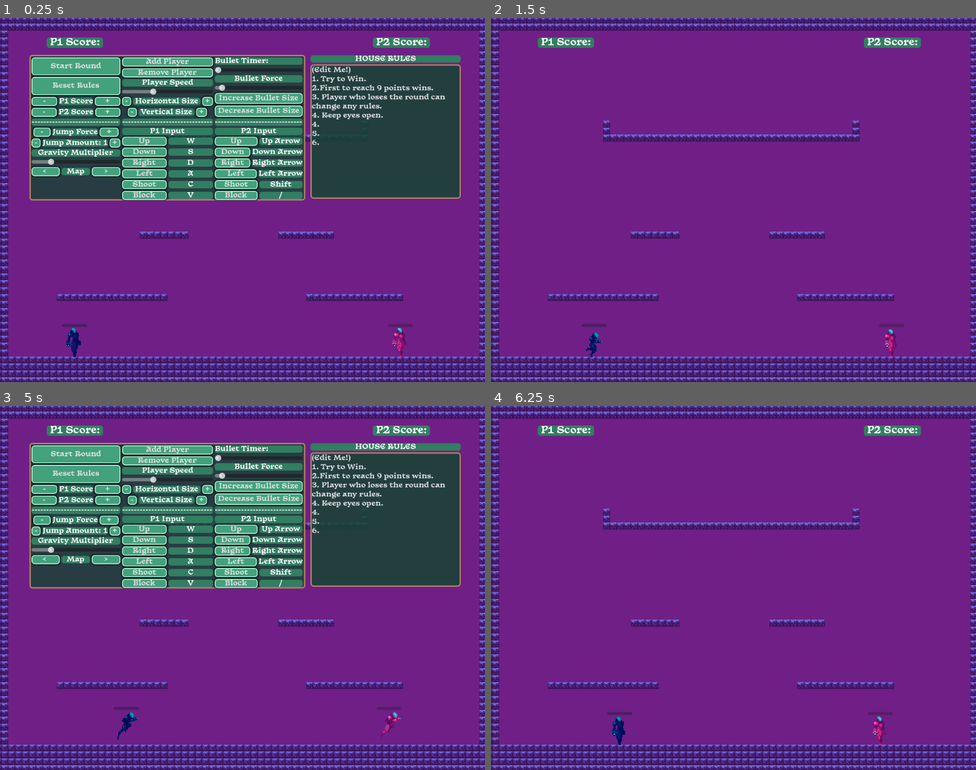
Above: before the commit, frames 1-4 (two rows, left to right).
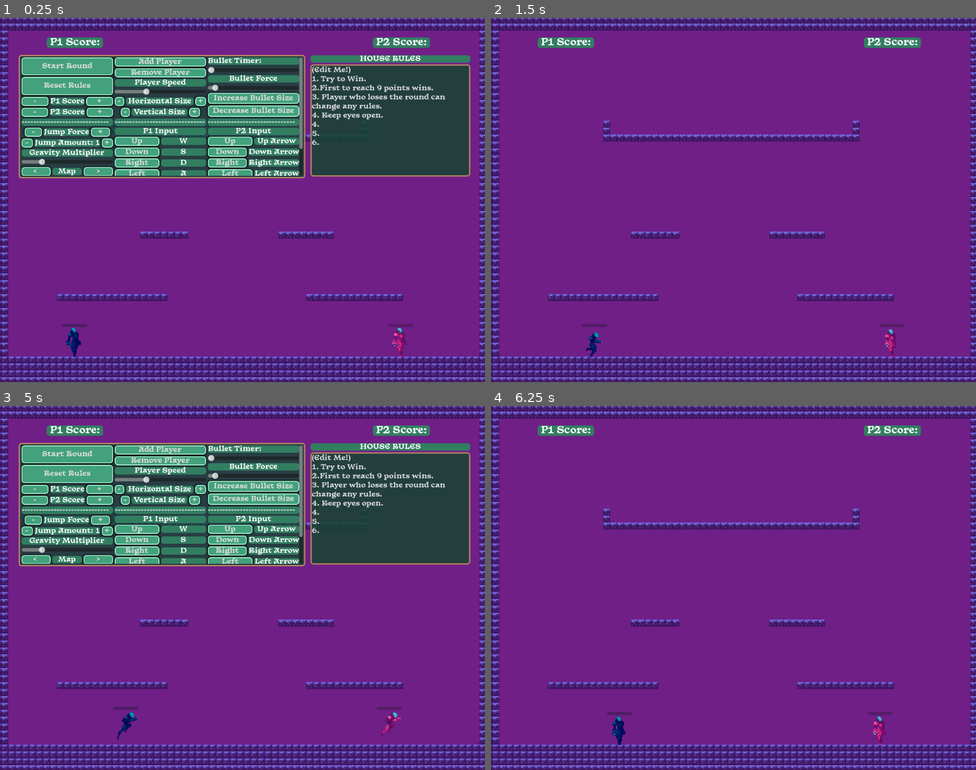
Above: after the commit, the same moments.

Repository: dorukbalci/Player-Discretion-is-Advised
Game: Godot game, scene res://Levels/01- Pre-drinks/MainScene.tscn
Same seed, same stepped clock (60 frames per second), same inputs: the game is played once before the commit and once after it. The project has no main scene, so this scene is started directly.
Inputs (mouse positions are in pixels of both pictures, inside the frame that each line leads up to):
- Up to frame 1 (0.25 s): no input
- Up to frame 2 (1.5 s): click "Start Round" at 0.5 s; tap Enter at 1.25 s; move the mouse to (840, 181) at 1.27 s; hold D (move_right_0) from 1.28 s (still down); tap V (block_0) at 1.35 s; click (840, 181) at 1.42 s
- Up to frame 3 (5 s): tap W (jump_0) at 1.52, 4.52 s; release D (move_right_0) at 2 s; drag from (145, 606) to (179, 729) at 2.02 s; tap Space at 2.75 s; move the mouse to (291, 507) at 2.77 s; hold A (move_left_0) 2.78-3.5 s; tap C (shoot_0) at 2.85 s; click (291, 507) at 2.92 s; drag from (218, 660) to (402, 729) at 3.52 s; tap Enter at 4.25 s; move the mouse to (388, 642) at 4.27 s; hold D (move_right_0) from 4.28 s (still down); tap Backspace at 4.35 s; click (388, 642) at 4.42 s; tap Escape (pause) at 4.9 s
- Up to frame 4 (6.25 s): release D (move_right_0) at 5 s; click "Start Round" at 5 s; tap Space at 5.75 s; drag from (588, 533) to (660, 497) at 5.77 s

The runs differ from the first frame. In frame 1, 14% of the frame differs, in the area x 3-97%, y 10-51%; in frame 2, nothing differs; in frame 3, 14%; in frame 4, nothing differs.

Commit message:
Added Options to Change Blocking Parameters
In a playtest one of the players complained how easy it was to just exploit the blocking. Now I am giving them the option to change the parameters relating to it. It is interesting how putting one of these mechanics in an unchangeable manner immediately stood out to them. They wanted to gain control to it.

Next I want to implement tooltips and also an introduction text to the game.
After that I will implement dashing.

Diff:
--- a/Components/Player/Player.gd
+++ b/Components/Player/Player.gd
@@ -43,7 +43,9 @@
 
 #blocking variables
 @export var block_duration := 1.0
+@export var block_cooldown := 1.0
 var is_blocking = false
+var can_block = true
 
 @export var jump_amount := 1
 var current_jump := 0
@@ -173,7 +175,12 @@
 		healthbar.value = current_health
 
 func block(delta:float):
-	if Input.is_action_pressed('block_%s' % playerID):
+	if Input.is_action_just_pressed('block_%s' % playerID):
+		$Timers/BlockTimer.start(block_duration)
+	if Input.is_action_just_released('block_%s' % playerID):
+		$Timers/BlockTimer.stop()
+	if Input.is_action_pressed('block_%s' % playerID) and can_block:
+		block_duration -= delta
 		is_blocking = true
 		$Block.visible = true
 	else:
@@ -185,6 +192,14 @@
 	if current_health <= 0:
 		queue_free()
 
-
 func _on_bullet_timer_timeout() -> void:
 	can_shoot = true
+
+
+func _on_block_timer_timeout() -> void:
+	can_block = false
+	$Timers/BlockCooldown.start(block_duration)
+
+
+func _on_block_cooldown_timeout() -> void:
+	can_block=true
--- a/Components/Player/Player1.tscn
+++ b/Components/Player/Player1.tscn
@@ -303,5 +303,15 @@
 scale = Vector2(0.2, 0.2)
 texture = ExtResource("7_jc055")
 
+[node name="Timers" type="Node2D" parent="."]
+
+[node name="BlockTimer" type="Timer" parent="Timers"]
+one_shot = true
+
+[node name="BlockCooldown" type="Timer" parent="Timers"]
+one_shot = true
+
 [connection signal="body_entered" from="Hurtbox" to="." method="_on_hurtbox_body_entered"]
 [connection signal="timeout" from="BulletTimer" to="." method="_on_bullet_timer_timeout"]
+[connection signal="timeout" from="Timers/BlockTimer" to="." method="_on_block_timer_timeout"]
+[connection signal="timeout" from="Timers/BlockCooldown" to="." method="_on_block_cooldown_timeout"]
--- a/Components/Player/Player2.tscn
+++ b/Components/Player/Player2.tscn
@@ -304,5 +304,13 @@
 scale = Vector2(0.2, 0.2)
 texture = ExtResource("7_a7nw4")
 
+[node name="Timers" type="Node2D" parent="."]
+
+[node name="BlockTimer" type="Timer" parent="Timers"]
+
+[node name="BlockCooldown" type="Timer" parent="Timers"]
+
 [connection signal="body_entered" from="Hurtbox" to="." method="_on_hurtbox_body_entered"]
 [connection signal="timeout" from="BulletTimer" to="." method="_on_bullet_timer_timeout"]
+[connection signal="timeout" from="Timers/BlockTimer" to="." method="_on_block_timer_timeout"]
+[connection signal="timeout" from="Timers/BlockCooldown" to="." method="_on_block_cooldown_timeout"]
--- a/Levels/01- Pre-drinks/MainScene.tscn
+++ b/Levels/01- Pre-drinks/MainScene.tscn
@@ -67,18 +67,18 @@
 
 [node name="Rule BG" type="PanelContainer" parent="Canvas Layer/DeckParent"]
 layout_mode = 0
-offset_left = 68.0
+offset_left = 43.0
 offset_top = 85.0
 offset_right = 705.0
-offset_bottom = 421.0
+offset_bottom = 370.0
 mouse_filter = 1
 
 [node name="INTERNAL RULES" type="VBoxContainer" parent="Canvas Layer/DeckParent"]
 layout_mode = 0
 offset_left = 717.0
 offset_top = 86.0
-offset_right = 1064.0
-offset_bottom = 417.0
+offset_right = 1086.0
+offset_bottom = 366.0
 size_flags_horizontal = 3
 size_flags_vertical = 3
 
@@ -107,10 +107,10 @@
 
 [node name="Rule Panel" type="ScrollContainer" parent="Canvas Layer/DeckParent"]
 layout_mode = 0
-offset_left = 73.0
+offset_left = 50.0
 offset_top = 91.0
 offset_right = 699.0
-offset_bottom = 421.0
+offset_bottom = 364.0
 script = ExtResource("5_x73nu")
 
 [node name="GridContainer" type="GridContainer" parent="Canvas Layer/DeckParent/Rule Panel"]
@@ -134,6 +134,7 @@
 [node name="Reset Rules" type="Button" parent="Canvas Layer/DeckParent/Rule Panel/GridContainer/BasicRules"]
 layout_mode = 2
 size_flags_vertical = 3
+tooltip_text = "Resets the Rules!"
 text = "Reset Rules
 "
 
@@ -184,12 +185,14 @@
 size_flags_horizontal = 3
 size_flags_vertical = 3
 size_flags_stretch_ratio = 1.66
+tooltip_text = "Add more players characters to control."
 focus_mode = 0
 text = "Add Player"
 
 [node name="Remove Player" type="Button" parent="Canvas Layer/DeckParent/Rule Panel/GridContainer/PlayerRules"]
 layout_mode = 2
 size_flags_vertical = 3
+tooltip_text = "Remove a player character."
 text = "Remove Player"
 
 [node name="Speed" type="Label" parent="Canvas Layer/DeckParent/Rule Panel/GridContainer/PlayerRules"]
@@ -200,6 +203,7 @@
 
 [node name="SpeedSlider" type="HSlider" parent="Canvas Layer/DeckParent/Rule Panel/GridContainer/PlayerRules"]
 layout_mode = 2
+tooltip_text = "Change the speed."
 min_value = 5000.0
 max_value = 50000.0
 value = 20000.0
@@ -217,6 +221,8 @@
 
 [node name="Label" type="Label" parent="Canvas Layer/DeckParent/Rule Panel/GridContainer/PlayerRules/SizeX"]
 layout_mode = 2
+tooltip_text = "Make them thick!"
+mouse_filter = 1
 text = " Horizontal Size "
 
 [node name="IncreaseHorizontalSize" type="Button" parent="Canvas Layer/DeckParent/Rule Panel/GridContainer/PlayerRules/SizeX"]
@@ -237,6 +243,8 @@
 
 [node name="Label" type="Label" parent="Canvas Layer/DeckParent/Rule Panel/GridContainer/PlayerRules/SizeY"]
 layout_mode = 2
+tooltip_text = "Make them tall!"
+mouse_filter = 1
 text = " Vertical Size "
 
 [node name="IncreaseVerticalSize" type="Button" parent="Canvas Layer/DeckParent/Rule Panel/GridContainer/PlayerRules/SizeY"]
@@ -382,6 +390,26 @@
 layout_mode = 2
 size_flags_horizontal = 3
 text = "  >  "
+
+[node name="BlockDurationLabel" type="Label" parent="Canvas Layer/DeckParent/Rule Panel/GridContainer/LevelPhysics"]
+layout_mode = 2
+text = "Block Duration"
+horizontal_alignment = 1
+vertical_alignment = 1
+
+[node name="BlockDurationSlider" type="HSlider" parent="Canvas Layer/DeckParent/Rule Panel/GridContainer/LevelPhysics"]
+layout_mode = 2
+max_value = 50.0
+
+[node name="BlockCoolDownLabel" type="Label" parent="Canvas Layer/DeckParent/Rule Panel/GridContainer/LevelPhysics"]
+layout_mode = 2
+text = "Block Cooldown"
+horizontal_alignment = 1
+vertical_alignment = 1
+
+[node name="BlockCoolDownSlider" type="HSlider" parent="Canvas Layer/DeckParent/Rule Panel/GridContainer/LevelPhysics"]
+layout_mode = 2
+max_value = 50.0
 
 [node name="P1 Input" type="VBoxContainer" parent="Canvas Layer/DeckParent/Rule Panel/GridContainer"]
 layout_mode = 2
@@ -676,6 +704,8 @@
 [connection signal="value_changed" from="Canvas Layer/DeckParent/Rule Panel/GridContainer/LevelPhysics/Gravity Slider" to="." method="_on_gravity_slider_value_changed"]
 [connection signal="pressed" from="Canvas Layer/DeckParent/Rule Panel/GridContainer/LevelPhysics/Change Map/MapMinus" to="." method="_on_map_minus_pressed"]
 [connection signal="pressed" from="Canvas Layer/DeckParent/Rule Panel/GridContainer/LevelPhysics/Change Map/MapPlus" to="." method="_on_map_plus_pressed"]
+[connection signal="value_changed" from="Canvas Layer/DeckParent/Rule Panel/GridContainer/LevelPhysics/BlockDurationSlider" to="." method="_on_block_duration_slider_value_changed"]
+[connection signal="value_changed" from="Canvas Layer/DeckParent/Rule Panel/GridContainer/LevelPhysics/BlockCoolDownSlider" to="." method="_on_block_cool_down_slider_value_changed"]
 [connection signal="pressed" from="Canvas Layer/DeckParent/Rule Panel/GridContainer/P1 Input/Up/P1Up" to="." method="_on_p_1_up_pressed"]
 [connection signal="pressed" from="Canvas Layer/DeckParent/Rule Panel/GridContainer/P1 Input/Down/P1Down" to="." method="_on_p_1_down_pressed"]
 [connection signal="pressed" from="Canvas Layer/DeckParent/Rule Panel/GridContainer/P1 Input/Right/P1Right" to="." method="_on_p_1_right_pressed"]
--- a/Levels/01- Pre-drinks/RuleManager.gd
+++ b/Levels/01- Pre-drinks/RuleManager.gd
@@ -9,8 +9,6 @@
 var target_input_action : String
 var waiting_for_key := false
 
-var p1_amount
-var p2_amount
 var paused = false
 
 @export var mapArray: Array[PackedScene]
@@ -53,14 +51,16 @@
 func end_round(delta:float):
 	#Check the Amount of players
 
-	p1_amount = get_tree().get_node_count_in_group('Player1')
-	p2_amount = get_tree().get_node_count_in_group('Player2')
+	var p1_amount = get_tree().get_node_count_in_group('Player1')
+	var p2_amount = get_tree().get_node_count_in_group('Player2')
 	if p1_amount == 0:
 		GameState.p2score += 1
 		$"Canvas Layer/Scores/Player2".text = ' P2 Score: ' + str(GameState.p2score)
+		$"Canvas Layer/Scores/Player1".text = ' P1 Score: ' + str(GameState.p1score)
 	if p2_amount == 0:
 		GameState.p1score += 1
 		$"Canvas Layer/Scores/Player1".text = ' P1 Score: ' + str(GameState.p1score)
+		$"Canvas Layer/Scores/Player2".text = ' P2 Score: ' + str(GameState.p2score)
 	#Remove All Players
 	if p1_amount == 0 or p2_amount == 0:
 		var players = get_tree().get_nodes_in_group('Player')
@@ -327,3 +327,17 @@
 		player.jump_amount += 1
 		jump_am = player.jump_amount
 	$'Canvas Layer/DeckParent/Rule Panel/GridContainer/LevelPhysics/JumpAmount/Label'.text = 'Jump Amount:' + str(jump_am)
+
+
+func _on_block_duration_slider_value_changed(value: float) -> void:
+	var players = get_tree().get_nodes_in_group('Player')
+	for player in players:
+		player.block_duration = value / 10.0
+	$"Canvas Layer/DeckParent/Rule Panel/GridContainer/LevelPhysics/BlockDurationLabel".text = 'Block Duration: %s' % str(value/10.0)
+
+
+func _on_block_cool_down_slider_value_changed(value: float) -> void:
+	var players = get_tree().get_nodes_in_group('Player')
+	for player in players:
+		player.block_cooldown = value / 10.0
+	$"Canvas Layer/DeckParent/Rule Panel/GridContainer/LevelPhysics/BlockCoolDownLabel".text = 'Block Duration: %s' % str(value/10.0)
